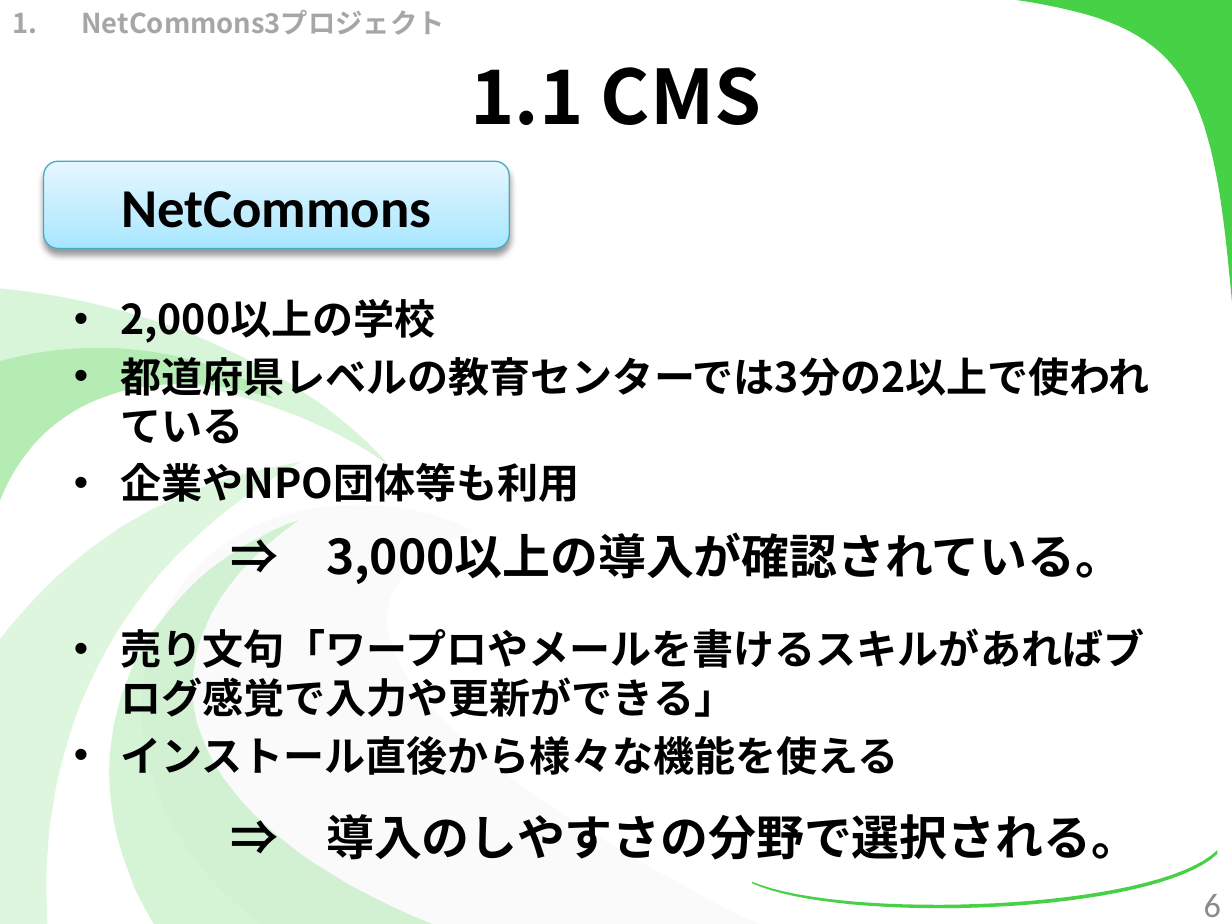
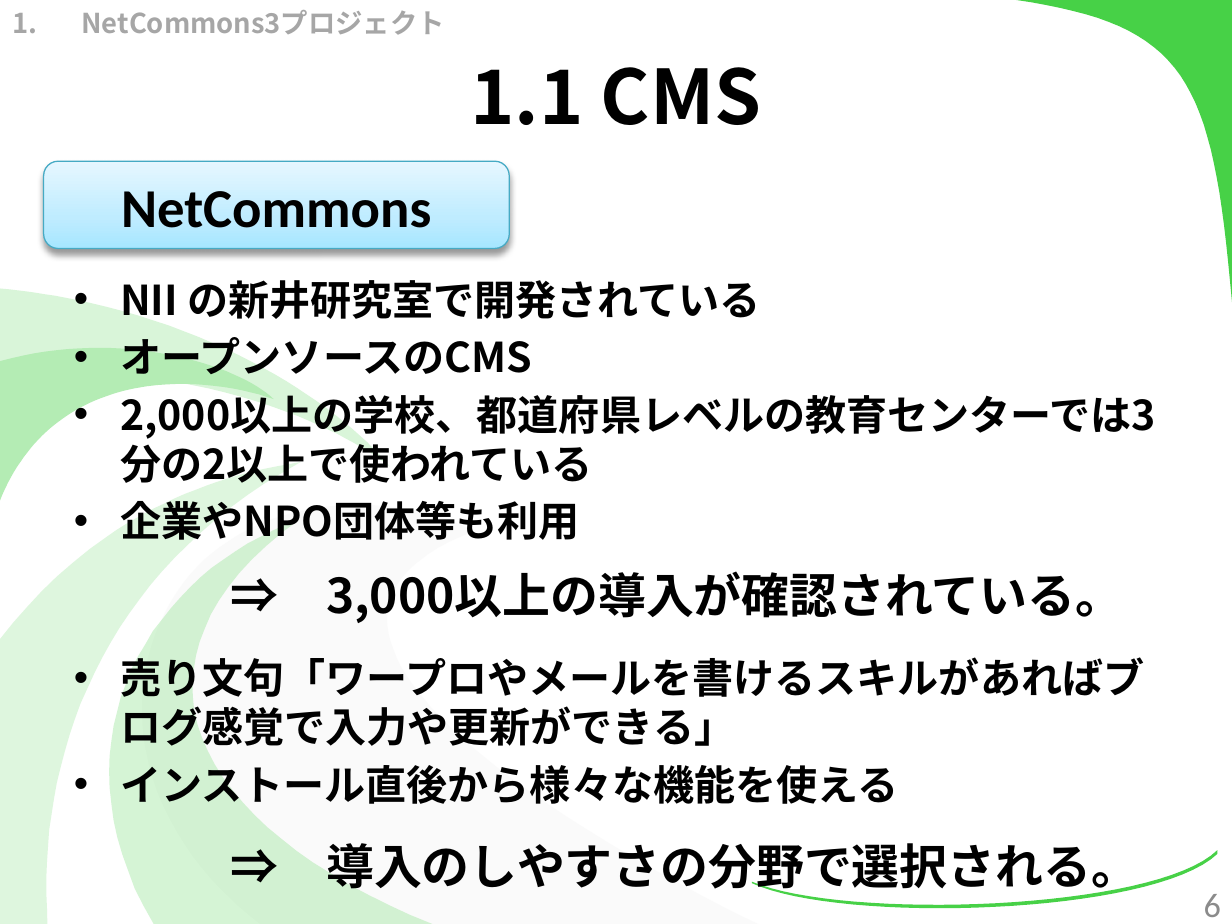
Before and after one commit to kotaro0717/Report-Management, a slide deck: slide 6 of PowerPoint/report_hokada.pptx. Drawn at 1232x924 pixels with LibreOffice and Linux fonts; fonts in the diff are those of the drawing. Boxes give left, top, right and bottom in pixels: in the first picture for what was removed or moved away, otherwise in the second. Text is boxed around its words. In the diff, an @@ line names an element or a change of style, - is before the commit and + after.

```diff
--- a/PowerPoint/report_hokada.pptx
+++ b/PowerPoint/report_hokada.pptx
@@ text "NII の新井研究室で開発されている": place and size @@
-text "NII の新井研究室で開発されている" at <box>120,299,1150,502</box>
+text "NII の新井研究室で開発されている" at <box>120,280,1155,540</box>
@@ text at <box>120,280,1155,439</box>: text changed @@
-• 2,000以上の学校
-• 都道府県レベルの教育センターでは3分の2以上で使われている
+• NII の新井研究室で開発されている
+• オープンソースのCMS
+• 2,000以上の学校、都道府県レベルの教育センターでは3分の2以上で使われている
@@ text "⇒ 3,000以上の導入が確認されている。": place and size @@
-text "⇒ 3,000以上の導入が確認されている。" at <box>326,532,1123,584</box>
+text "⇒ 3,000以上の導入が確認されている。" at <box>326,571,1123,623</box>
@@ text "売り文句「ワープロやメールを書けるスキルがあればブログ感覚で入力や更新ができる」": place and size @@
-text "売り文句「ワープロやメールを書けるスキルがあればブログ感覚で入力や更新ができる」" at <box>120,622,1144,775</box>
+text "売り文句「ワープロやメールを書けるスキルがあればブログ感覚で入力や更新ができる」" at <box>120,651,1144,804</box>
@@ text "⇒ 導入のしやすさの分野で選択される。" rewrapped from <box>326,814,1139,860</box> to <box>326,843,1139,896</box> @@
```
Also in this commit, not shown: 41 other slides changed, 1 slide added, 3 slides removed, 2 other files.
